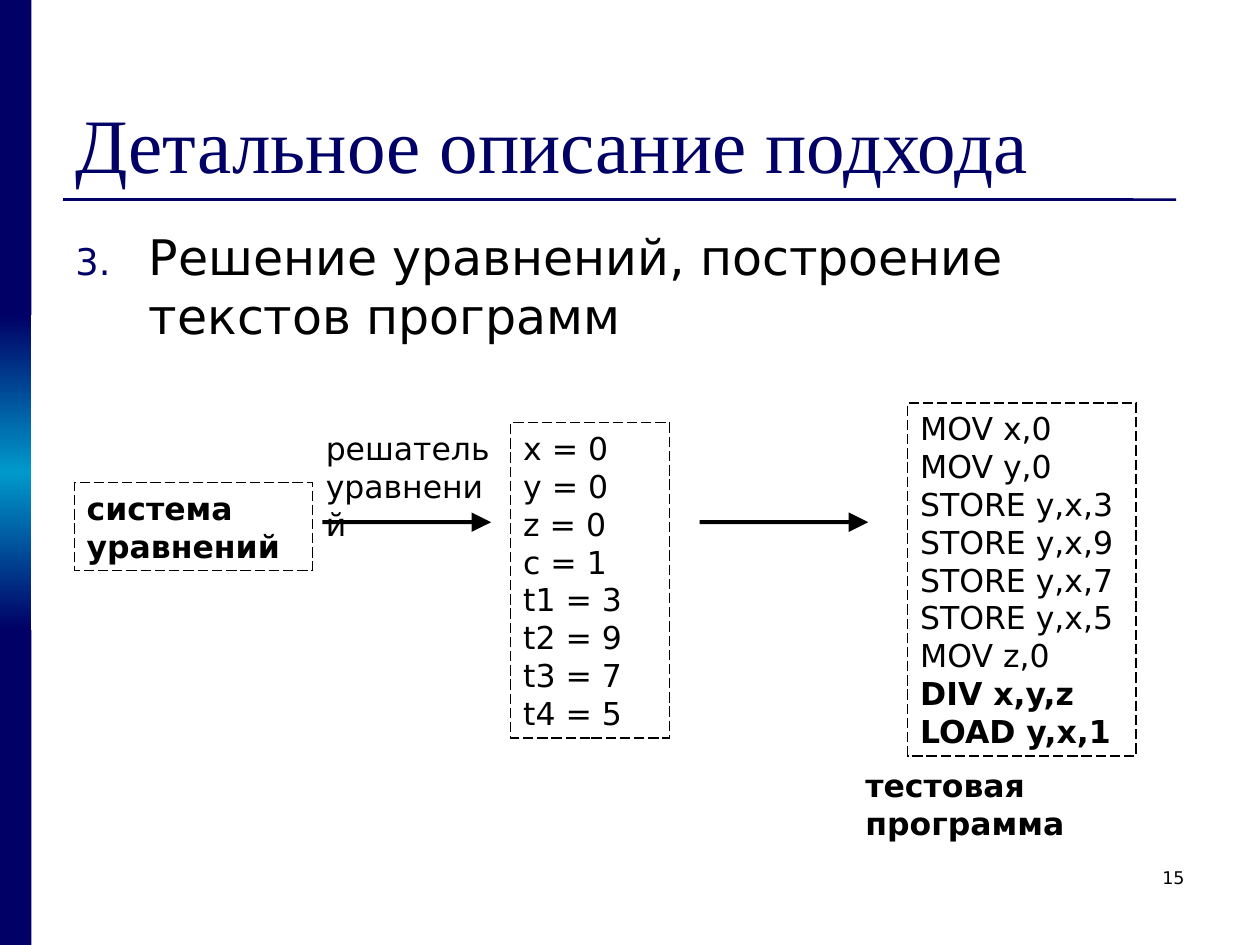
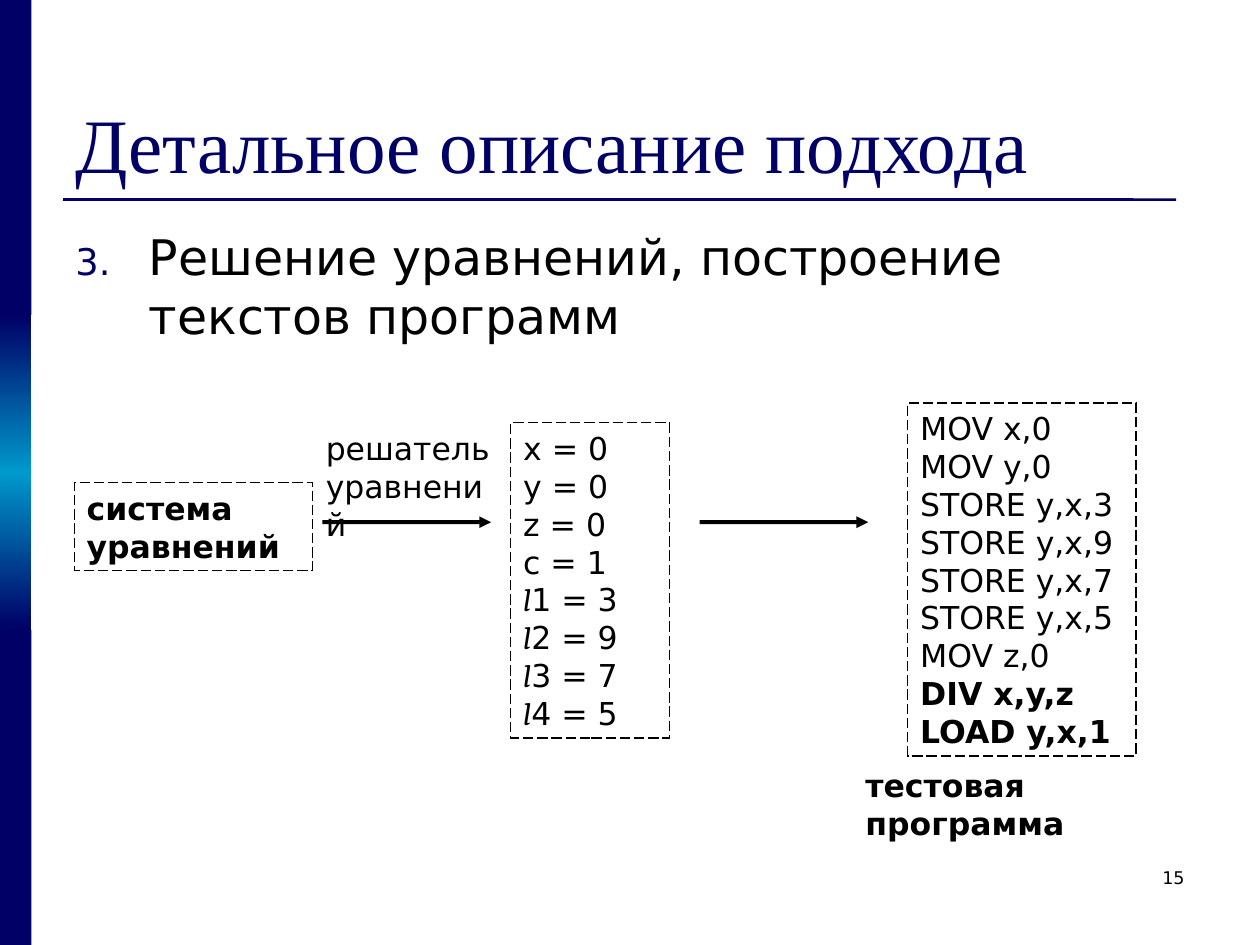
Before and after one commit to kornevgen/tesla-project, a slide deck: slide 15 of papers/THESIS/talks/pred/prethesis8.ppt. Drawn at 1260x945 pixels with LibreOffice and Linux fonts; fonts in the diff are those of the drawing. Boxes give left, top, right and bottom in pixels: in the first picture for what was removed or moved away, otherwise in the second. Text is boxed around its words. In the diff, an @@ line names an element or a change of style, - is before the commit and + after.

```diff
--- a/papers/THESIS/talks/pred/prethesis8.ppt
+++ b/papers/THESIS/talks/pred/prethesis8.ppt
@@ text in rectangle at [523,551,618,726]: text changed @@
-c = 1
-t1 = 3
-t2 = 9
-t3 = 7
-t4 = 5
+c = 1
+l1 = 3
+l2 = 9
+l3 = 7
+l4 = 5
```
Also in this commit, not shown: 3 other slides changed.
